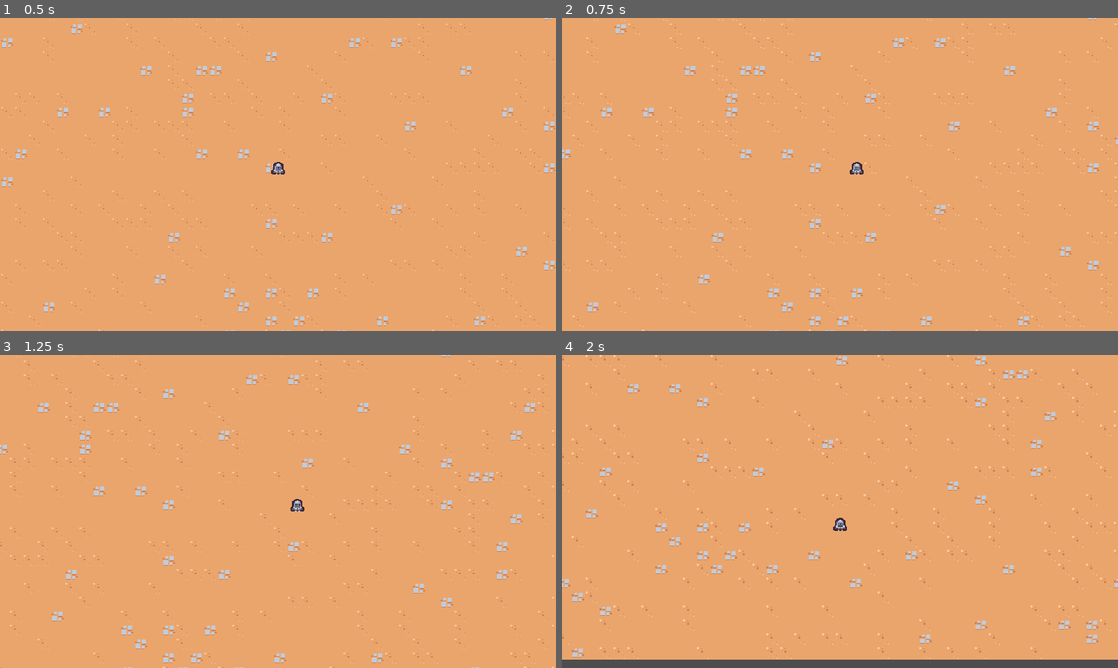
Above: before the commit, frames 1-4 (two rows, left to right).
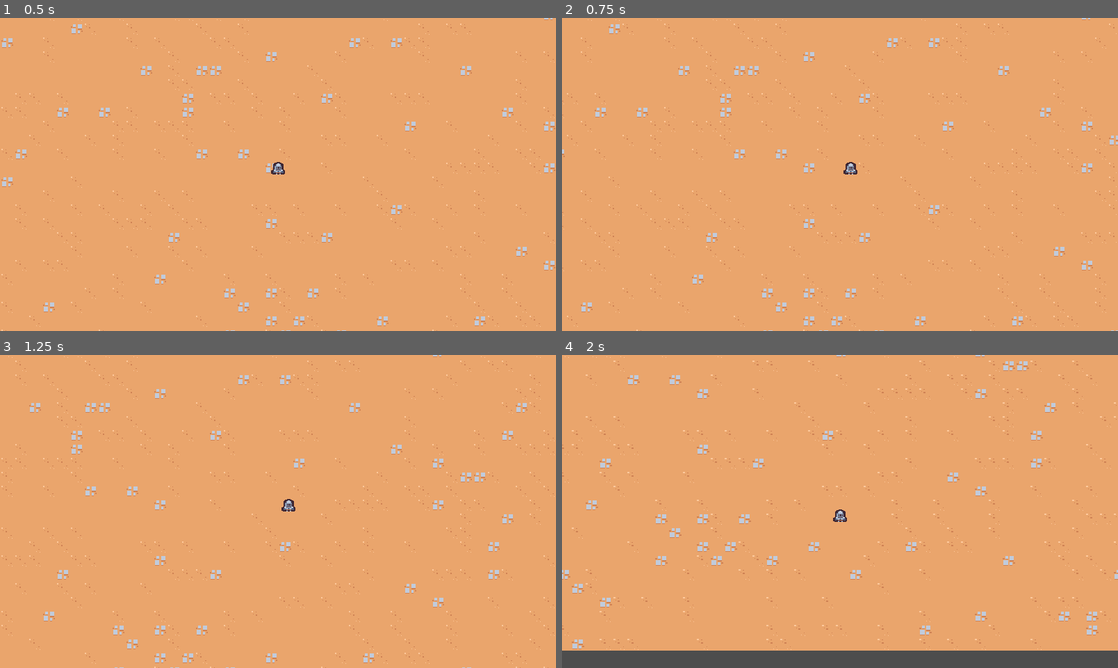
Above: after the commit, the same moments.

Repository: jrenato/dungeon_survival
Game: Godot game, scene res://src/world/levels/level.tscn
The game is run twice, just before and just after one commit, with the same random seed, the same clock (stepped at 60 frames per second) and the same inputs.
Inputs:
- Up to frame 1 (0.5 s): no input
- Up to frame 2 (0.75 s): tap Enter at 0.5 s; hold D (move_right) from 0.53 s (still down)
- Up to frame 3 (1.25 s): keep holding D (move_right)
- Up to frame 4 (2 s): release D (move_right) at 1.28 s; hold S (move_down) from 1.28 s (still down)

Frame 1 is identical in both runs. In frame 2, 3.8% of the frame differs, in the area x 0-100%, y 0-100%; in frame 3, 4.7%; in frame 4, 8.0%, in the area x 0-100%, y 0-98%.

Commit message:
Improved camera movement

Diff:
--- a/src/camera/game_camera.gd
+++ b/src/camera/game_camera.gd
@@ -11,7 +11,7 @@
 func _process(delta: float) -> void:
 	acquire_target()
 	if target_position:
-		global_position = global_position.lerp(target_position, 1.0 - exp(-delta * 10))
+		global_position = global_position.lerp(target_position, 1.0 - exp(-delta * 20))
 
 
 func acquire_target() -> void:
